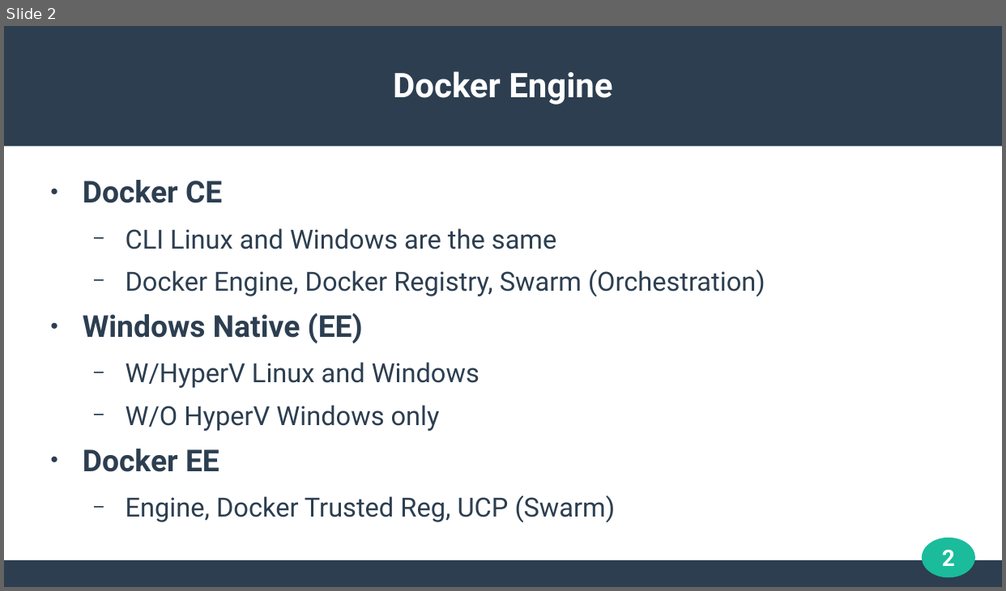
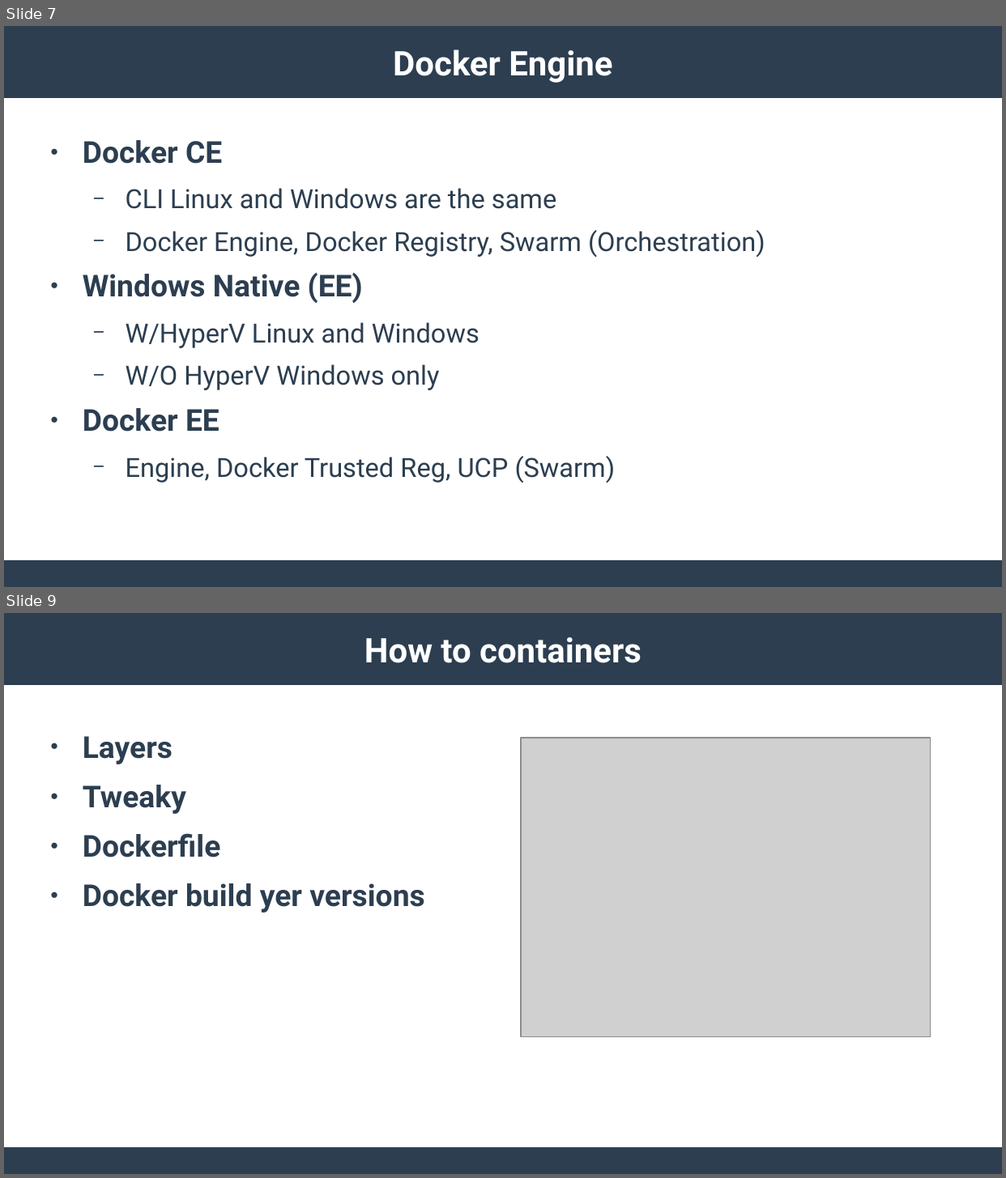
Before and after one commit to Dallas-OSS/meetup20171007, a slide deck: OSS-Containers.odp. Shown one above the other, each under a label of ours: slide 2 before the commit, slides 7 and 9 after it; the slides between them are not shown. The pictures are 1006x591 and 1006x1178 pixels, drawn with LibreOffice and Linux fonts; fonts in the diff are those of the drawing; grey boxes stand for pictures. Boxes give left, top, right and bottom in pixels: in the first picture for what was removed or moved away, otherwise in the second. Text is boxed around its words. In the diff, an @@ line names an element or a change of style, - is before the commit and + after.

```diff
--- a/OSS-Containers.odp
+++ b/OSS-Containers.odp
@@ slide 9 added at [4,613,1002,1174], background #FFFFFF; not listed: 2 template elements that a slide beside it also shows @@
@@ title added at [364,637,641,663], 27 pt, text #FFFFFF, bold @@
+How to containers
@@ text added at [83,736,424,913], 24 pt, text #2C3E50, bold @@
+● Layers
+● Tweaky
+● Dockerfile
+● Docker build yer versions
@@ picture added at [521,738,931,1037] @@
@@ what was slide 2 is now slide 7 @@
@@ slide 7 changed as well @@
@@ rectangle: place and size @@
-rectangle at [4,26,1002,147]
+rectangle at [4,26,1002,98]
@@ title "Docker Engine": place and size @@
-title "Docker Engine" at [393,71,612,105]
+title "Docker Engine" at [393,49,612,83]
@@ text "Docker CE": place and size @@
-text "Docker CE" at [83,180,765,523]
+text "Docker CE" at [83,140,765,483]
@@ ellipse removed at [923,538,976,578] @@
@@ page number removed at [942,550,955,566] @@
-2
```
Also in this commit, not shown: 3 other slides changed, 6 other slides added, 1 slide removed.
